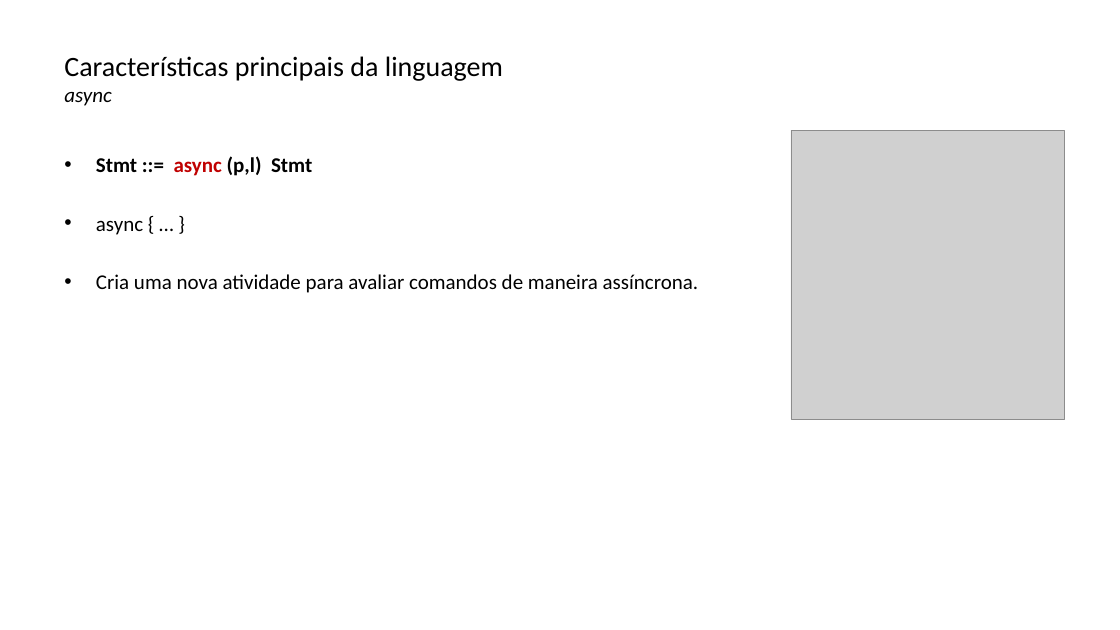
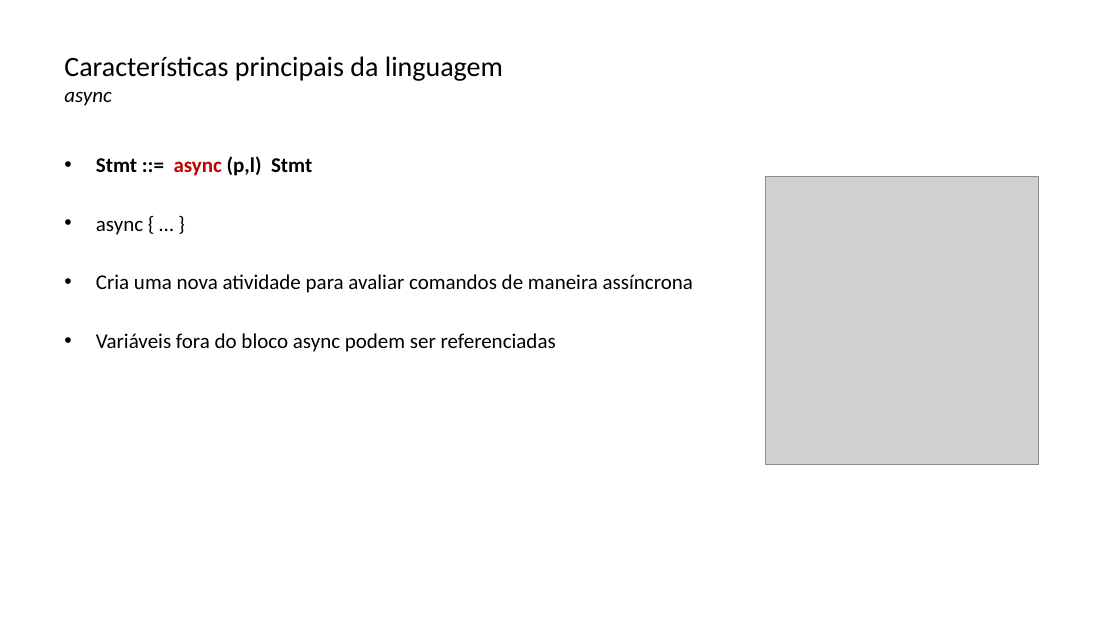
Before and after one commit to lquatrin/inf2591, a slide deck: slide 11 of x10.pptx. Drawn at 1120x630 pixels with LibreOffice and Linux fonts; fonts in the diff are those of the drawing; grey boxes stand for pictures. Boxes give left, top, right and bottom in pixels: in the first picture for what was removed or moved away, otherwise in the second. Text is boxed around its words. In the diff, an @@ line names an element or a change of style, - is before the commit and + after.

```diff
--- a/x10.pptx
+++ b/x10.pptx
@@ picture moved from (x1=791, y1=130, x2=1065, y2=419) to (x1=765, y1=176, x2=1038, y2=465) @@
@@ text at (x1=96, y1=274, x2=693, y2=352): text changed @@
-• Cria uma nova atividade para avaliar comandos de maneira assíncrona.
+• Cria uma nova atividade para avaliar comandos de maneira assíncrona
+• Variáveis fora do bloco async podem ser referenciadas
```
Also in this commit, not shown: 12 other slides changed, 1 slide added, 5 other files.
